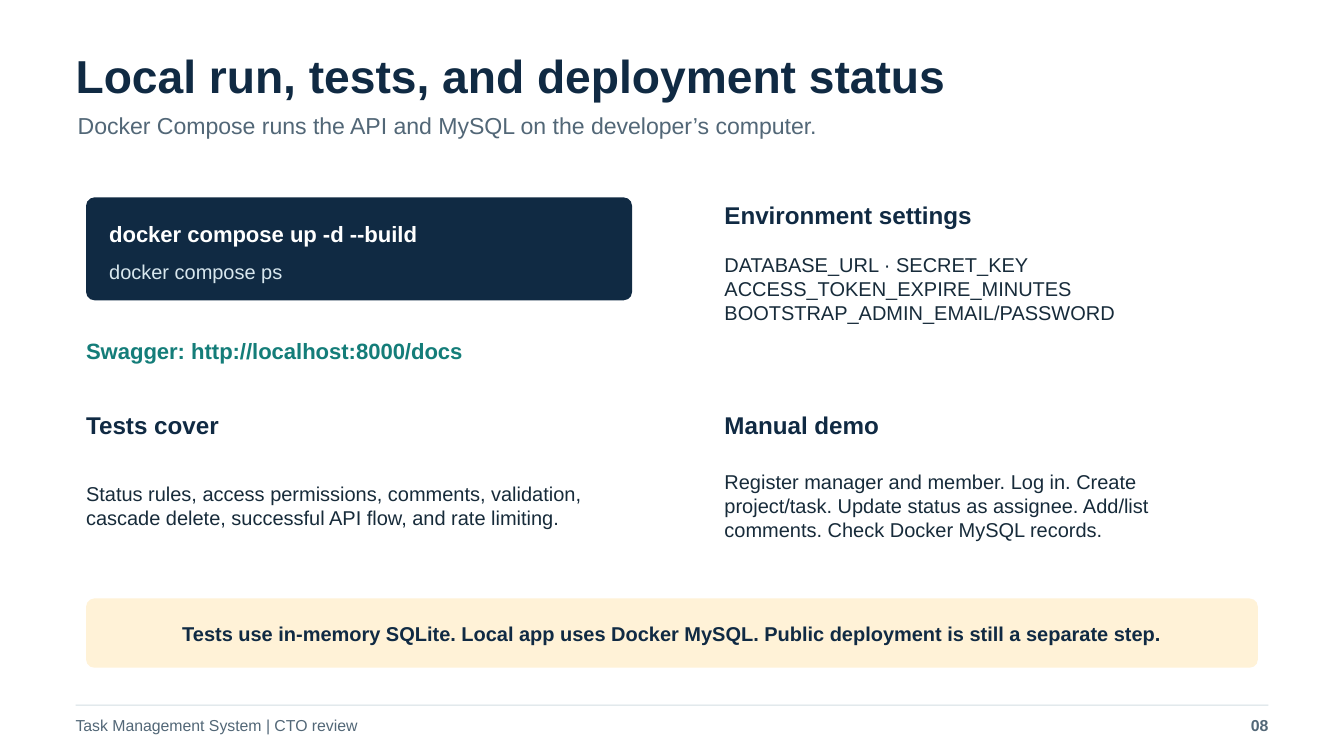
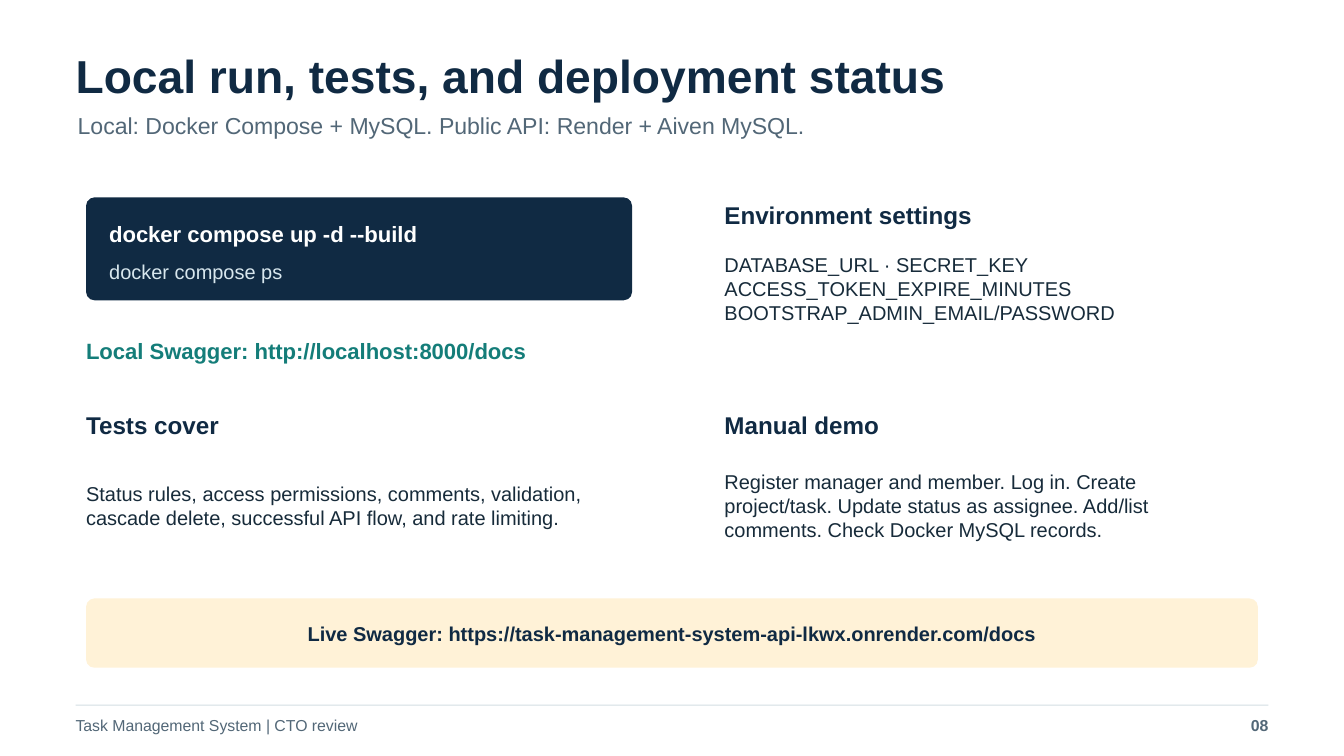
Before and after one commit to ReBashaShaik/task-management-system, a slide deck: slide 8 of presentation/Task-Management-System-Architecture-and-Implementation.pptx. Drawn at 1344x756 pixels with LibreOffice and Linux fonts; fonts in the diff are those of the drawing. Boxes give left, top, right and bottom in pixels: in the first picture for what was removed or moved away, otherwise in the second. Text is boxed around its words. In the diff, an @@ line names an element or a change of style, - is before the commit and + after.

Commit message:
Update deployment docs and presentation

```diff
--- a/presentation/Task-Management-System-Architecture-and-Implementation.pptx
+++ b/presentation/Task-Management-System-Architecture-and-Implementation.pptx
@@ text at (x1=78, y1=117, x2=804, y2=139): text changed @@
-Docker Compose runs the API and MySQL on the developer’s computer.
+Local: Docker Compose + MySQL. Public API: Render + Aiven MySQL.
@@ text at (x1=86, y1=343, x2=526, y2=364): text changed @@
-Swagger: http://localhost:8000/docs
+Local Swagger: http://localhost:8000/docs
@@ text at (x1=308, y1=626, x2=1036, y2=645): text changed @@
-Tests use in-memory SQLite. Local app uses Docker MySQL. Public deployment is still a separate step.
+Live Swagger: https://task-management-system-api-lkwx.onrender.com/docs
```
Also in this commit, not shown: 2 other files.
